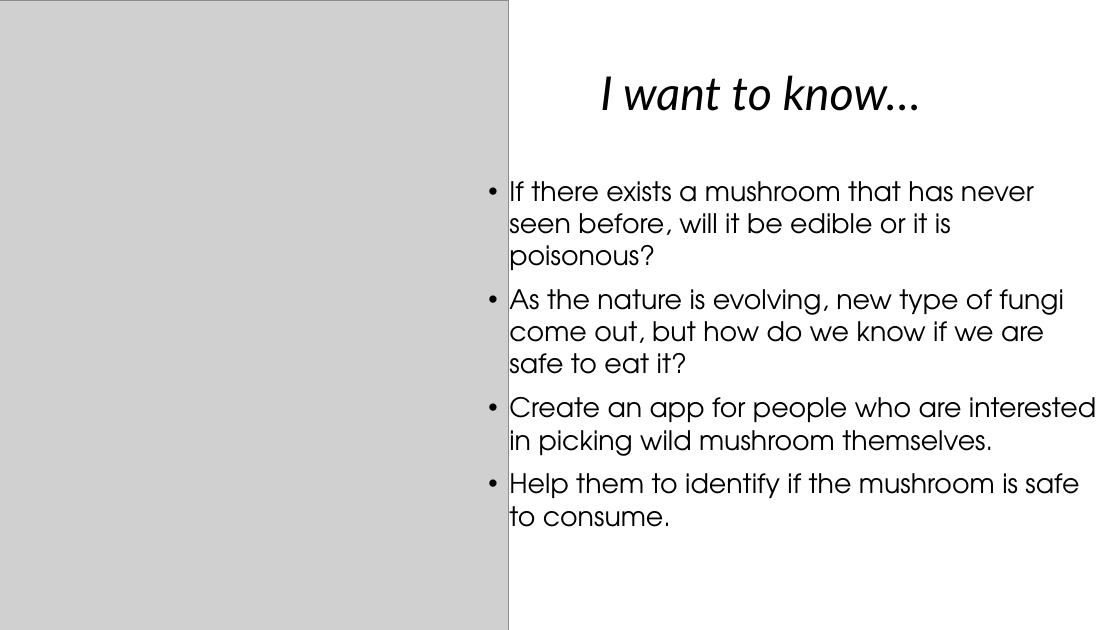
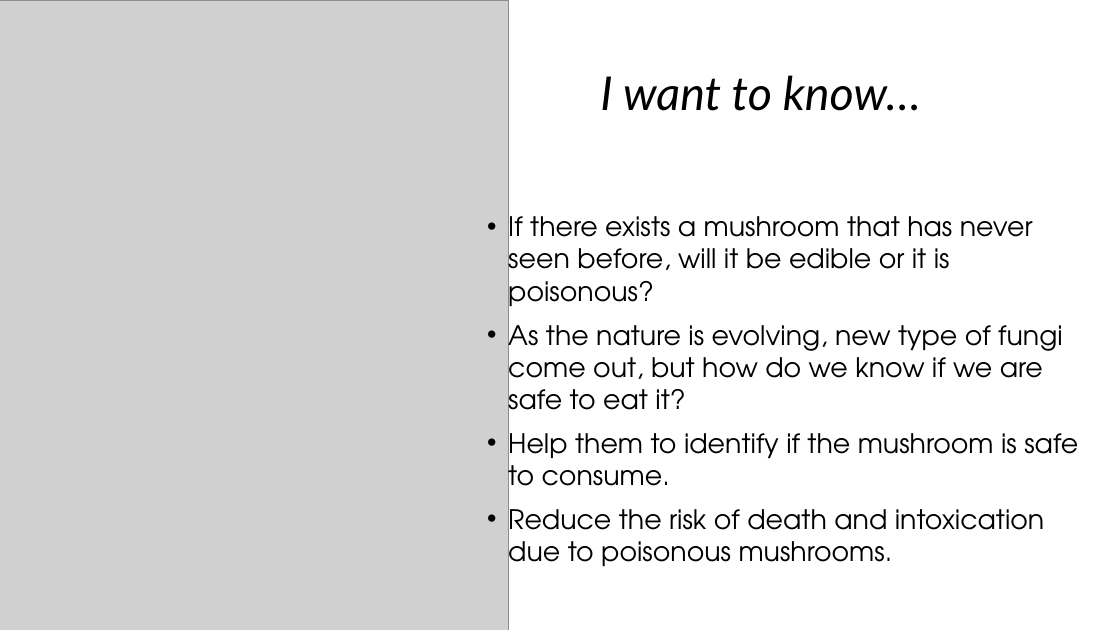
Before and after one commit to kathywu1201/Mushroom_Edibility_Classification_ML_Project, a slide deck: slide 2 of midterm_presentation.pptx. Drawn at 1120x630 pixels with LibreOffice and Linux fonts; fonts in the diff are those of the drawing; grey boxes stand for pictures. Boxes give left, top, right and bottom in pixels: in the first picture for what was removed or moved away, otherwise in the second. Text is boxed around its words. In the diff, an @@ line names an element or a change of style, - is before the commit and + after.

```diff
--- a/midterm_presentation.pptx
+++ b/midterm_presentation.pptx
@@ text "If there exists a mushroom ...": place and size @@
-text "If there exists a mushroom ..." at bbox=[509, 181, 1096, 527]
+text "If there exists a mushroom ..." at bbox=[508, 208, 1078, 574]
@@ text at bbox=[509, 397, 1096, 456]: paragraph removed @@
-• Create an app for people who are interested in picking wild mushroom themselves.
@@ text at bbox=[508, 501, 1044, 574]: paragraph added @@
+• Reduce the risk of death and intoxication due to poisonous mushrooms.
```
Also in this commit, not shown: 9 other slides changed, 1 slide added, 1 slide removed, 7 other files.
